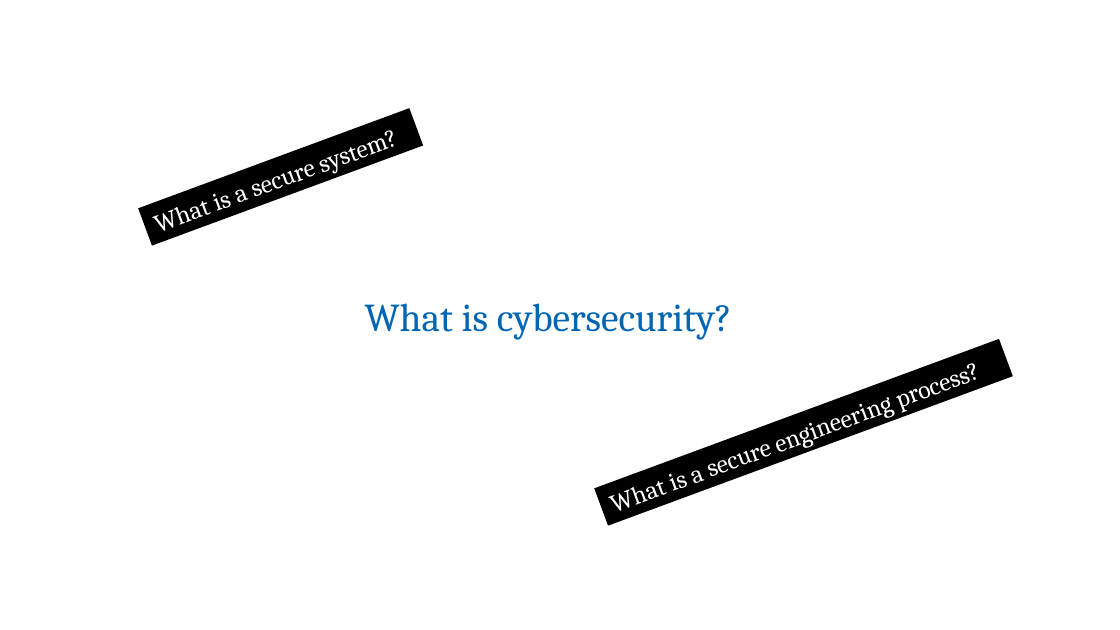
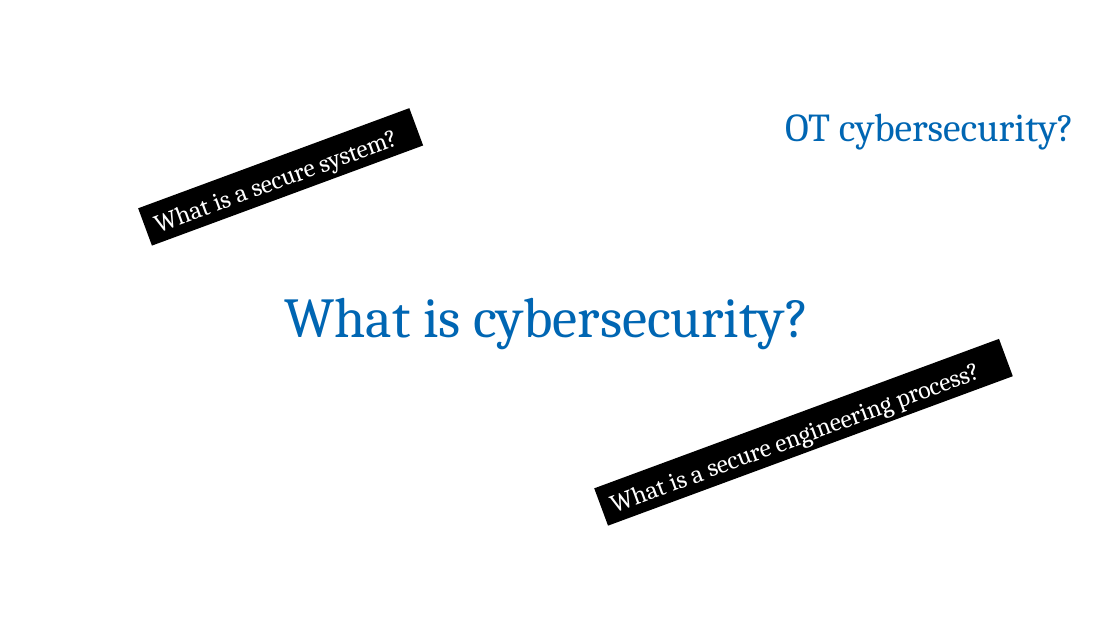
Before and after one commit to v-research/cybersecurity, a slide deck: slide 2 of images/v-research_tool-abf.odp. Drawn at 1120x630 pixels with LibreOffice and Linux fonts; fonts in the diff are those of the drawing. Boxes give left, top, right and bottom in pixels: in the first picture for what was removed or moved away, otherwise in the second. Text is boxed around its words. In the diff, an @@ line names an element or a change of style, - is before the commit and + after.

```diff
--- a/images/v-research_tool-abf.odp
+++ b/images/v-research_tool-abf.odp
@@ text added at (785, 113, 1074, 150), 28 pt, text #0066B3 @@
+OT cybersecurity?
@@ text "What is cybersecurity?": place and size @@
-text "What is cybersecurity?" at (365, 303, 732, 340)
+text "What is cybersecurity?" at (285, 297, 809, 349)
@@ text "What is cybersecurity?" at (285, 297, 809, 349): size 28 to 40 pt @@
```
Also in this commit, not shown: 24 other slides changed, 12 slides added, 15 slides removed.
